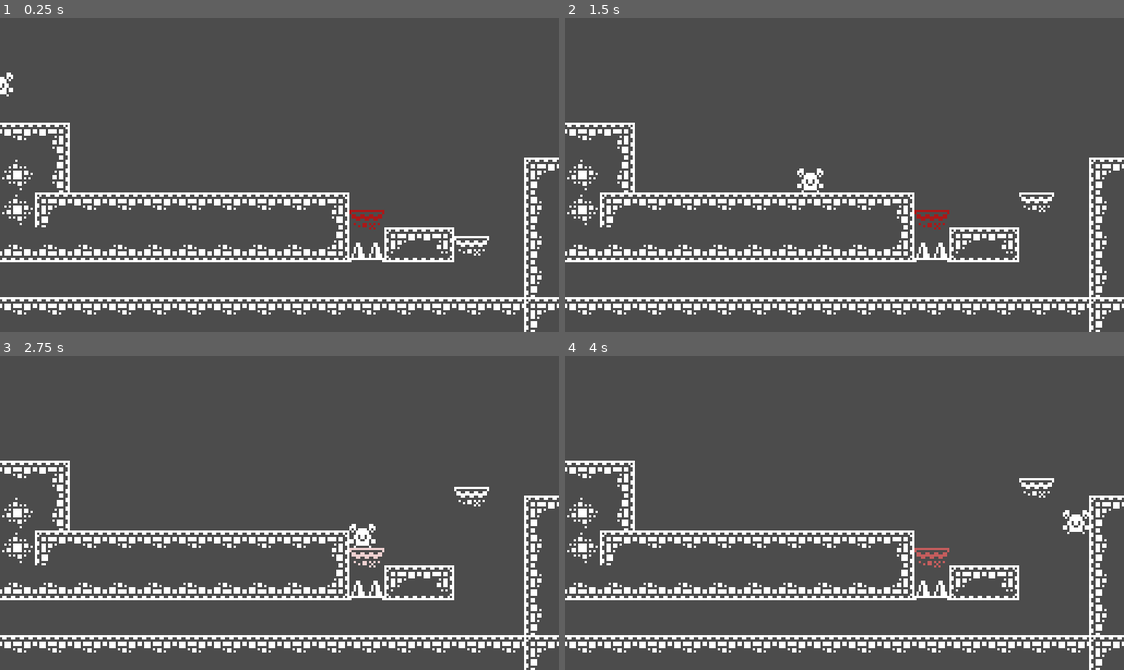
Above: before the commit, frames 1-4 (two rows, left to right).
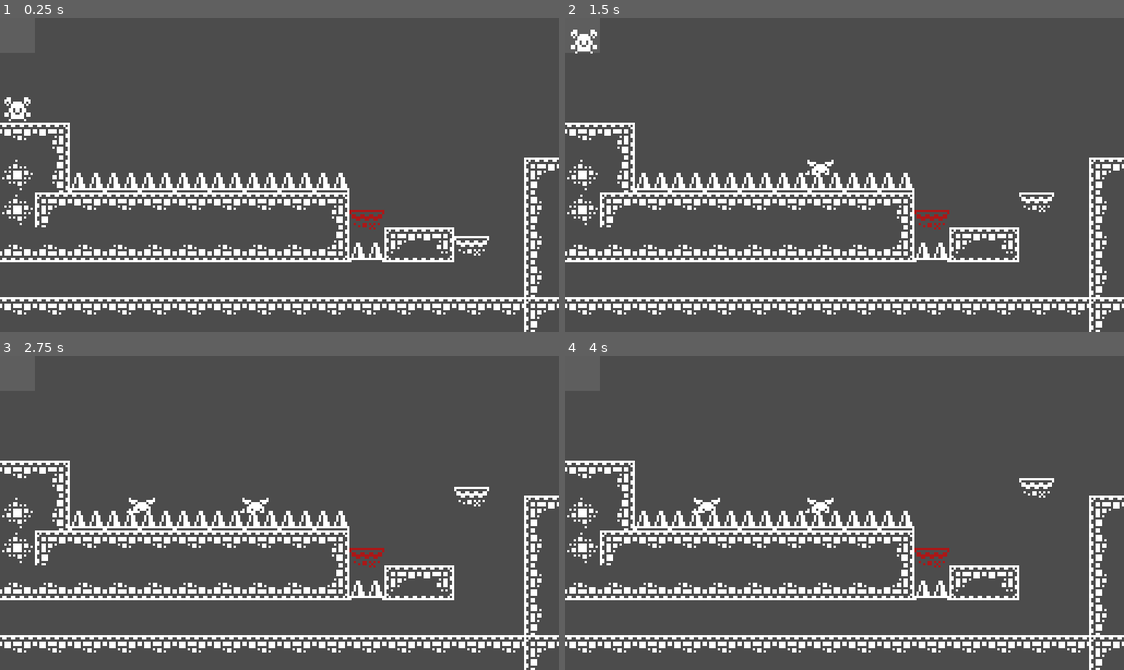
Above: after the commit, the same moments.

Repository: jpdurigan/cat-a-combs
Game: Godot game, scene res://Playground.tscn
Same seed, same stepped clock (60 frames per second), same inputs: the game is played once before the commit and once after it. The project has no main scene, so this scene is started directly.
Inputs:
- Up to frame 1 (0.25 s): no input
- Up to frame 2 (1.5 s): tap Enter at 0.5 s; hold Right (ui_right) from 0.53 s (still down); tap Up (ui_up) at 0.77 s
- Up to frame 3 (2.75 s): tap Up (ui_up) at 1.52 s; release Right (ui_right) at 2.03 s; hold Left (ui_left) from 2.03 s (still down)
- Up to frame 4 (4 s): release Left (ui_left) at 2.78 s; hold Right (ui_right) from 2.78 s (still down); tap Up (ui_up) at 3.02, 3.77 s

The runs differ from the first frame. In frame 1, 1.6% of the frame differs, in the area x 0-63%, y 17-56%; in frame 2, 1.6%; in frame 3, 1.9%, in the area x 12-69%, y 45-68%; in frame 4, 1.9%.

Commit message:
Cria sistema de Spawner

Diff:
--- a/src/Playground.tscn
+++ b/src/Playground.tscn
@@ -1,7 +1,7 @@
 [gd_scene load_steps=7 format=2]
 
 [ext_resource path="res://tilemap/base_tilemap.tres" type="TileSet" id=1]
-[ext_resource path="res://player/Player.tscn" type="PackedScene" id=2]
+[ext_resource path="res://objects/Spawner.tscn" type="PackedScene" id=2]
 [ext_resource path="res://objects/Espeto.tscn" type="PackedScene" id=3]
 [ext_resource path="res://objects/PlataformaQuebrada.tscn" type="PackedScene" id=4]
 [ext_resource path="res://objects/PlataformaAndante.tscn" type="PackedScene" id=5]
@@ -21,10 +21,32 @@
 format = 1
 tile_data = PoolIntArray( 262143, 0, 0, 196608, 0, 1, 196609, 0, 2, 327679, 0, 65536, 262144, 0, 65537, 262145, 0, 6553 …(1422 unchanged characters)…
 
-[node name="Player" parent="." instance=ExtResource( 2 )]
-
 [node name="Espeto" parent="." instance=ExtResource( 3 )]
 position = Vector2( 168, 112 )
+
+[node name="Espeto2" parent="." instance=ExtResource( 3 )]
+position = Vector2( 40, 80 )
+
+[node name="Espeto3" parent="." instance=ExtResource( 3 )]
+position = Vector2( 56, 80 )
+
+[node name="Espeto4" parent="." instance=ExtResource( 3 )]
+position = Vector2( 72, 80 )
+
+[node name="Espeto5" parent="." instance=ExtResource( 3 )]
+position = Vector2( 88, 80 )
+
+[node name="Espeto6" parent="." instance=ExtResource( 3 )]
+position = Vector2( 104, 80 )
+
+[node name="Espeto7" parent="." instance=ExtResource( 3 )]
+position = Vector2( 120, 80 )
+
+[node name="Espeto8" parent="." instance=ExtResource( 3 )]
+position = Vector2( 136, 80 )
+
+[node name="Espeto9" parent="." instance=ExtResource( 3 )]
+position = Vector2( 152, 80 )
 
 [node name="PlataformaAndante" parent="." instance=ExtResource( 5 )]
 position = Vector2( 216, 112 )
@@ -32,3 +54,6 @@
 
 [node name="PlataformaQuebrada" parent="." instance=ExtResource( 4 )]
 position = Vector2( 168, 96 )
+
+[node name="Spawner" parent="." instance=ExtResource( 2 )]
+position = Vector2( 8, 16 )
--- a/src/globals/Constants.gd
+++ b/src/globals/Constants.gd
@@ -3,6 +3,7 @@
 extends Reference
 
 const TILE_SIZE = 16
+const TILE_GRID = Vector2(TILE_SIZE, TILE_SIZE)
 
 const GROUPS = {
 	PLAYER = "player",
--- /dev/null
+++ b/src/objects/Spawner.gd
@@ -0,0 +1,56 @@
+# Write your doc string for this file here
+extends Node2D
+
+### Member Variables and Dependencies -------------------------------------------------------------
+#--- signals --------------------------------------------------------------------------------------
+
+signal player_spawned(player)
+
+#--- enums ----------------------------------------------------------------------------------------
+
+#--- constants ------------------------------------------------------------------------------------
+
+#--- public variables - order: export > normal var > onready --------------------------------------
+
+export var player_scene : PackedScene
+export var dead_player_scene : PackedScene
+
+#--- private variables - order: export > normal var > onready -------------------------------------
+
+var _current_player: Player
+
+### -----------------------------------------------------------------------------------------------
+
+
+### Built in Engine Methods -----------------------------------------------------------------------
+
+func _ready():
+	spawn_new_player()
+
+### -----------------------------------------------------------------------------------------------
+
+
+### Public Methods --------------------------------------------------------------------------------
+
+func spawn_new_player() -> void:
+	_current_player = player_scene.instance()
+	_current_player.global_position = global_position
+	owner.call_deferred("add_child", _current_player, true)
+	_current_player.connect("player_dead", self, "_on_current_player_dead")
+
+
+func spawn_dead_player() -> void:
+	var dead_player = dead_player_scene.instance()
+	dead_player.global_position = _current_player.global_position.snapped(Constants.TILE_GRID / 4)
+	owner.add_child(dead_player, true)
+
+### -----------------------------------------------------------------------------------------------
+
+
+### Private Methods -------------------------------------------------------------------------------
+
+func _on_current_player_dead() -> void:
+	spawn_dead_player()
+	spawn_new_player()
+
+### -----------------------------------------------------------------------------------------------
--- /dev/null
+++ b/src/objects/Spawner.tscn
@@ -0,0 +1,20 @@
+[gd_scene load_steps=4 format=2]
+
+[ext_resource path="res://objects/Spawner.gd" type="Script" id=1]
+[ext_resource path="res://player/Player.tscn" type="PackedScene" id=2]
+[ext_resource path="res://player/DeadPlayer.tscn" type="PackedScene" id=3]
+
+[node name="Spawner" type="Node2D"]
+script = ExtResource( 1 )
+player_scene = ExtResource( 2 )
+dead_player_scene = ExtResource( 3 )
+
+[node name="Reference" type="ColorRect" parent="."]
+anchor_left = 0.5
+anchor_top = 1.0
+anchor_right = 0.5
+anchor_bottom = 1.0
+margin_left = -8.0
+margin_top = -16.0
+margin_right = 8.0
+color = Color( 1, 1, 1, 0.1 )
--- a/src/player/Player.gd
+++ b/src/player/Player.gd
@@ -1,3 +1,4 @@
+class_name Player
 extends KinematicBody2D
 
 ### Member Variables and Dependencies -------------------------------------------------------------
@@ -92,6 +93,9 @@
 
 
 func _on_Area2D_area_entered(area: Area2D):
+	if is_queued_for_deletion():
+		return
+
 	_handle_body_entered(area.owner)
 
 ### -----------------------------------------------------------------------------------------------
--- a/src/player/Player.tscn
+++ b/src/player/Player.tscn
@@ -4,6 +4,7 @@
 [ext_resource path="res://tilemap/monochrome_tilemap_transparent_packed.png" type="Texture" id=2]
 
 [sub_resource type="RectangleShape2D" id=18]
+resource_local_to_scene = true
 extents = Vector2( 6, 6 )
 
 [node name="Player" type="KinematicBody2D"]
--- a/src/project.godot
+++ b/src/project.godot
@@ -13,9 +13,15 @@
 "class": "Constants",
 "language": "GDScript",
 "path": "res://globals/Constants.gd"
+}, {
+"base": "KinematicBody2D",
+"class": "Player",
+"language": "GDScript",
+"path": "res://player/Player.gd"
 } ]
 _global_script_class_icons={
-"Constants": ""
+"Constants": "",
+"Player": ""
 }
 
 [application]
